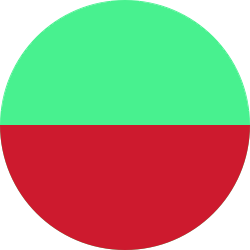
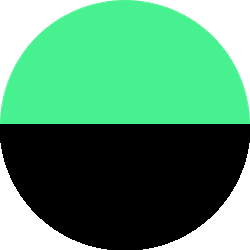
Before/after of a 250 x 250 layered artwork. What changed in the layer stack:
painted on "Paint Layer 1" over (0, 124, 250, 250)
painted on "Background" over (0, 124, 250, 250)
